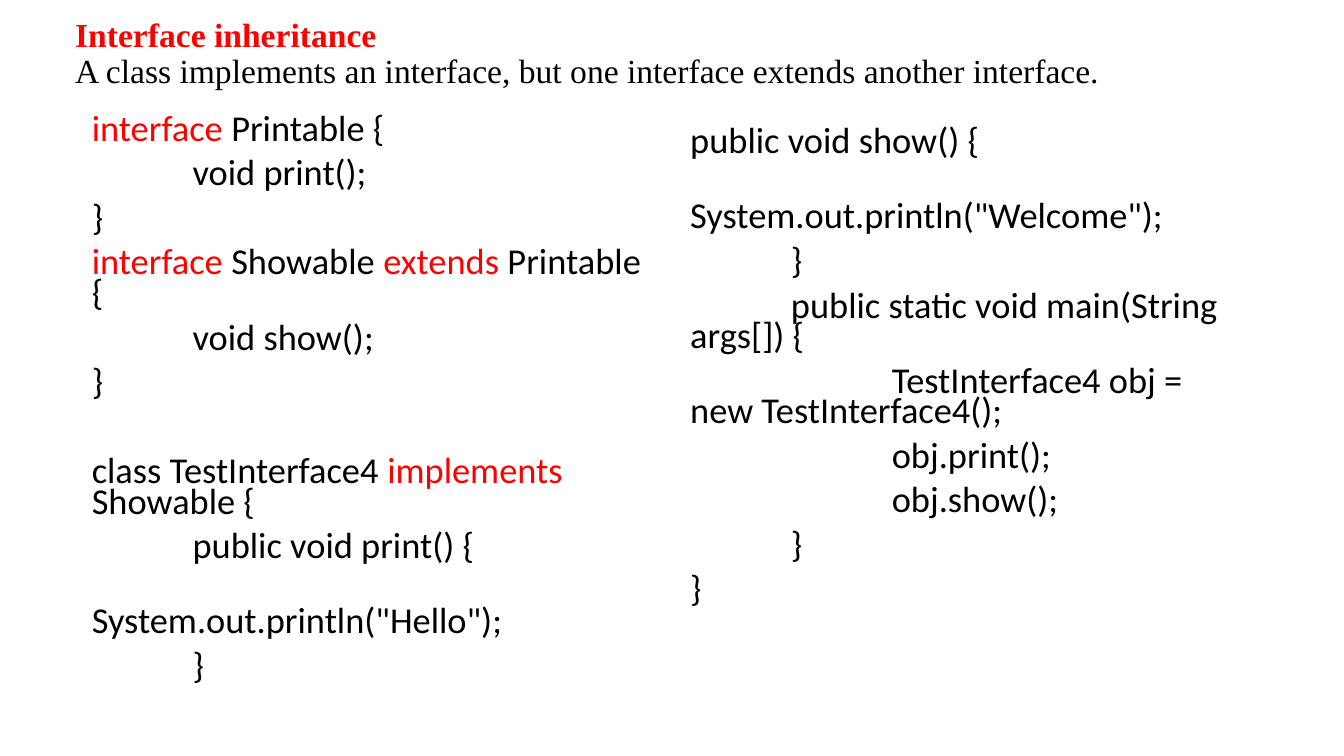
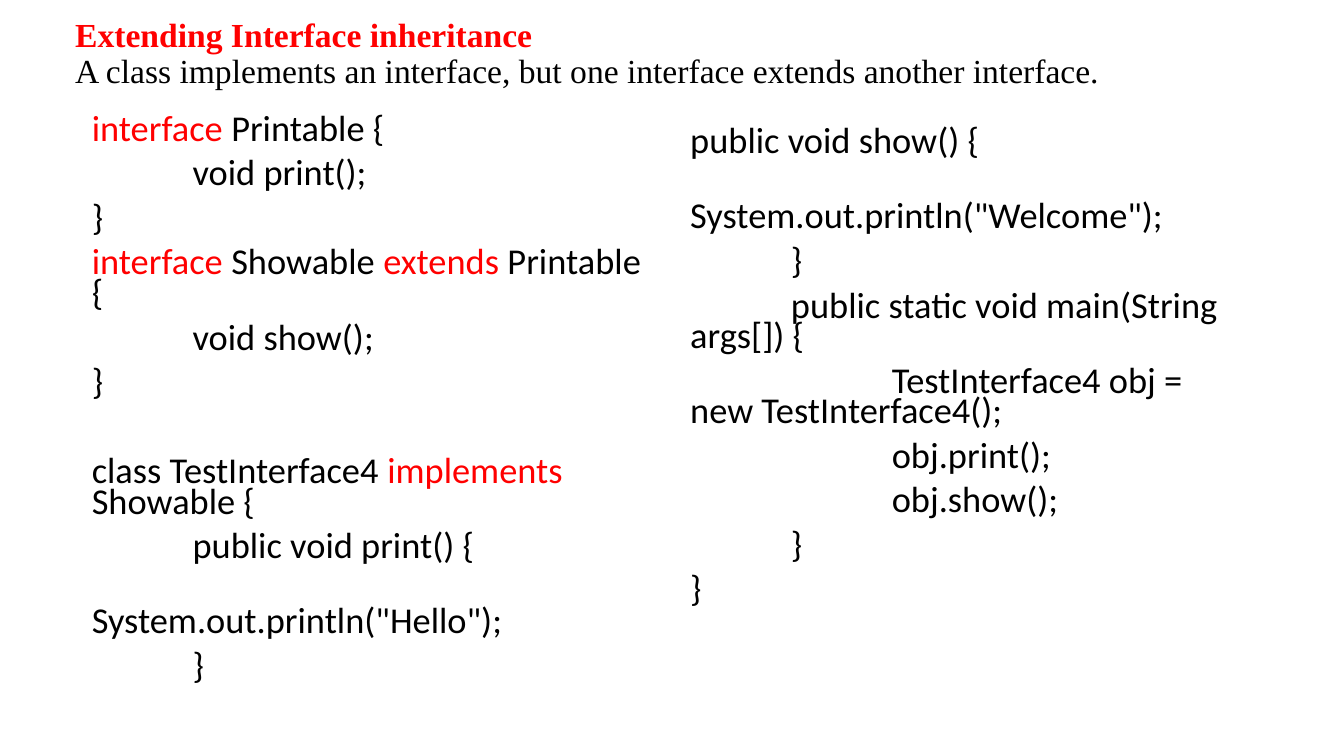
Before and after one commit to anvesh1987/Java-Programs-CSE-G, a slide deck: slide 55 of UNIT–II.ppt (slide 56 before the commit). Drawn at 1344x756 pixels with LibreOffice and Linux fonts; fonts in the diff are those of the drawing. Boxes give left, top, right and bottom in pixels: in the first picture for what was removed or moved away, otherwise in the second. Text is boxed around its words. In the diff, an @@ line names an element or a change of style, - is before the commit and + after.

```diff
--- a/UNIT–II.ppt
+++ b/UNIT–II.ppt
@@ title at bbox=[75, 23, 1099, 90]: text changed @@
-Interface inheritance
-A class implements an interface, but one interface extends another interface.
+Extending Interface inheritance
+A class implements an interface, but one interface extends another interface.
```
Also in this commit, not shown: 3 other slides changed, 1 slide removed.
